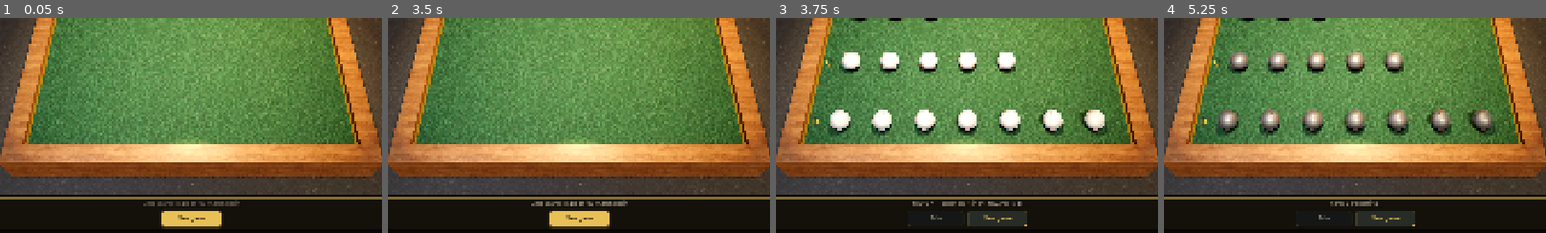
Above: before the commit, frames 1-4 (left to right).
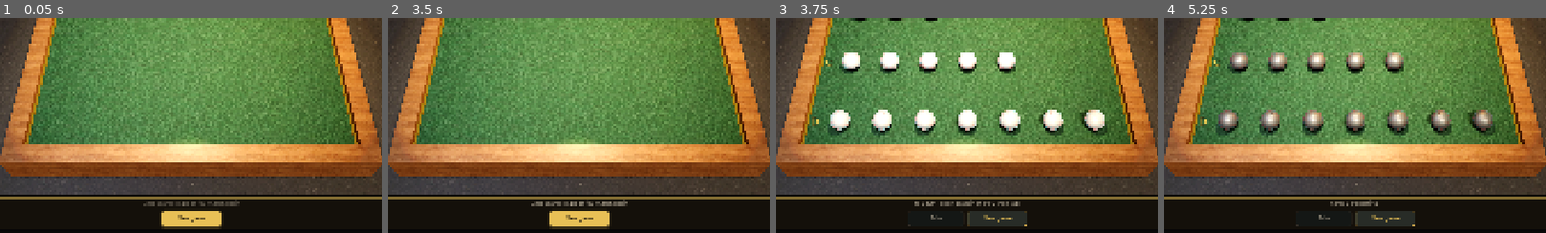
Above: after the commit, the same moments.

Repository: null6942/nim-godot
Game: Godot game, scene res://main.tscn
The game is run twice, just before and just after one commit, with the same random seed, the same clock (stepped at 60 frames per second) and the same inputs.
Inputs:
- Up to frame 1 (0.05 s): no input
- Up to frame 2 (3.5 s): click "Classic" at 0.5 s; click "Classic" at 1.25 s; click "Easy" at 2 s; click "Easy" at 2.75 s
- Up to frame 3 (3.75 s): click "New game" at 3.5 s
- Up to frame 4 (5.25 s): click "New game" at 4.25 s; click "New game" at 5 s
The pictures show only the part of the screen within x 25-75%, y 50-100%; the shares and areas given below are measured in that part.

Frames 1-2 are identical in both runs. In frame 3, 0.4% of the frame differs, in the area x 35-65%, y 84-88%; in frame 4, nothing differs.

Commit message:
Replace em dashes with ASCII hyphens in two status strings in main.gd.
House-style only: Your turn and selection-count HUD copy.

Co-authored-by: null6942 <null6942@users.noreply.github.com>

Diff:
--- a/main.gd
+++ b/main.gd
@@ -632,7 +632,7 @@
 	return "Choose a mode and difficulty, then begin."
 
 func _your_turn_status() -> String:
-	return "Your turn — select pearls in one row, then Take."
+	return "Your turn - select pearls in one row, then Take."
 
 func _refresh_copy() -> void:
 	if play_mode == PlayMode.CLASSIC:
@@ -850,7 +850,7 @@
 	if n == 0:
 		_set_status(_setup_status() if _is_setup() else _your_turn_status())
 	else:
-		_set_status("Row %s — %d selected. Take, or pick more." % [char(65 + ri), n])
+		_set_status("Row %s - %d selected. Take, or pick more." % [char(65 + ri), n])
 
 func _try_take_selected() -> void:
 	if not game_started or not player_turn or game_over or busy:
